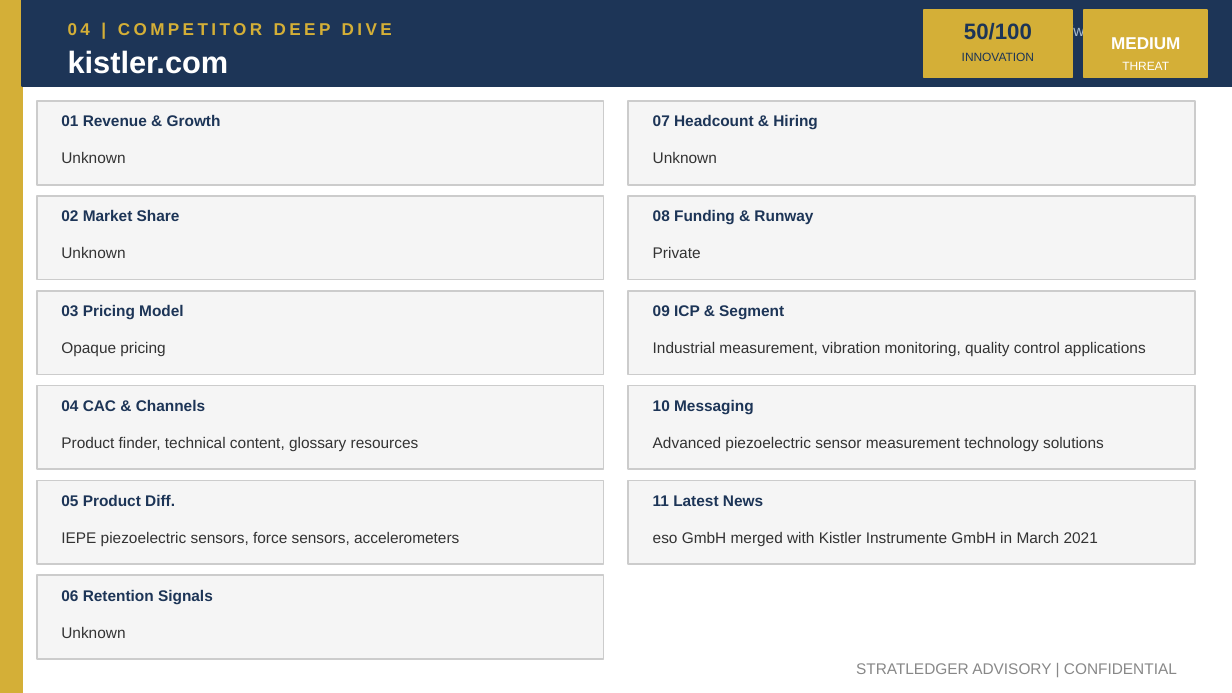
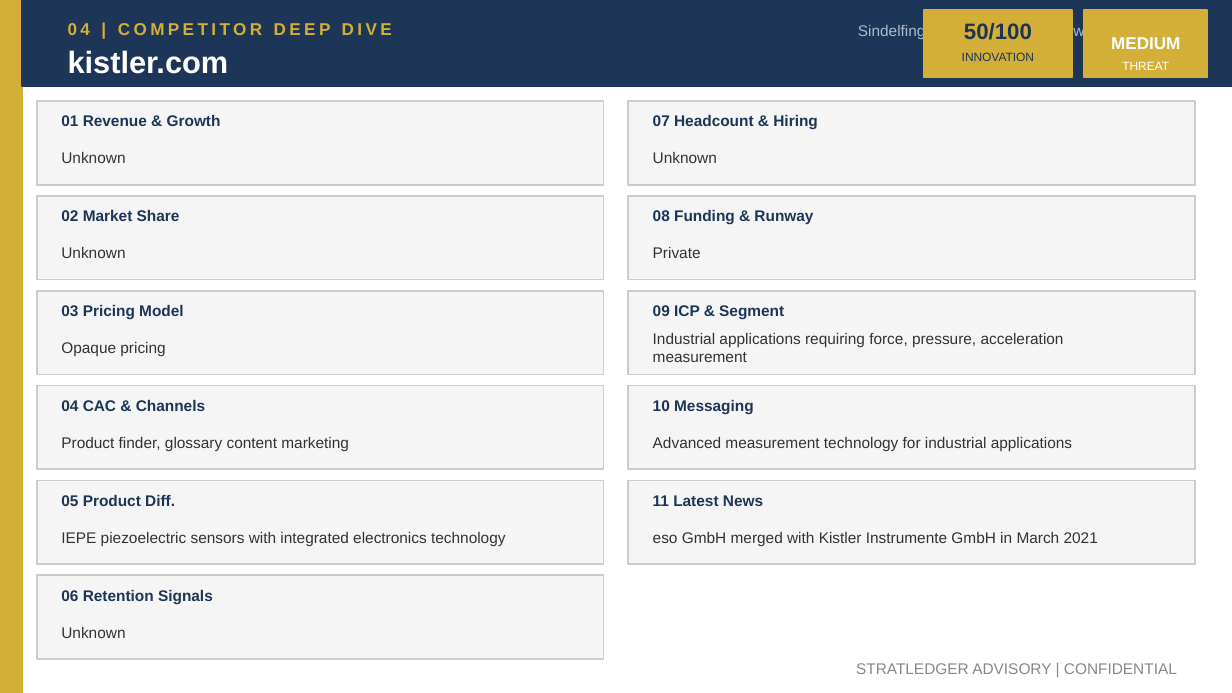
Before and after one commit to apexmakeshop-dot/droplet-commands, a slide deck: slide 7 of mesh_bioplastics_CI_Report.pptx. Drawn at 1232x693 pixels with LibreOffice and Linux fonts; fonts in the diff are those of the drawing. Boxes give left, top, right and bottom in pixels: in the first picture for what was removed or moved away, otherwise in the second. Text is boxed around its words. In the diff, an @@ line names an element or a change of style, - is before the commit and + after.

```diff
--- a/mesh_bioplastics_CI_Report.pptx
+++ b/mesh_bioplastics_CI_Report.pptx
@@ text at bbox=[858, 23, 1183, 39]: text changed @@
-Unknown | https://www.kistler.com
+Sindelfingen, Germany | https://www.kistler.com
@@ text at bbox=[653, 333, 1064, 362]: text changed @@
-Industrial measurement, vibration monitoring, quality control applications
+Industrial applications requiring force, pressure, acceleration measurement
@@ text at bbox=[61, 437, 349, 451]: text changed @@
-Product finder, technical content, glossary resources
+Product finder, glossary content marketing
@@ text at bbox=[653, 437, 1072, 451]: text changed @@
-Advanced piezoelectric sensor measurement technology solutions
+Advanced measurement technology for industrial applications
@@ text at bbox=[61, 532, 505, 546]: text changed @@
-IEPE piezoelectric sensors, force sensors, accelerometers
+IEPE piezoelectric sensors with integrated electronics technology
```
Also in this commit, not shown: 4 other slides changed.
